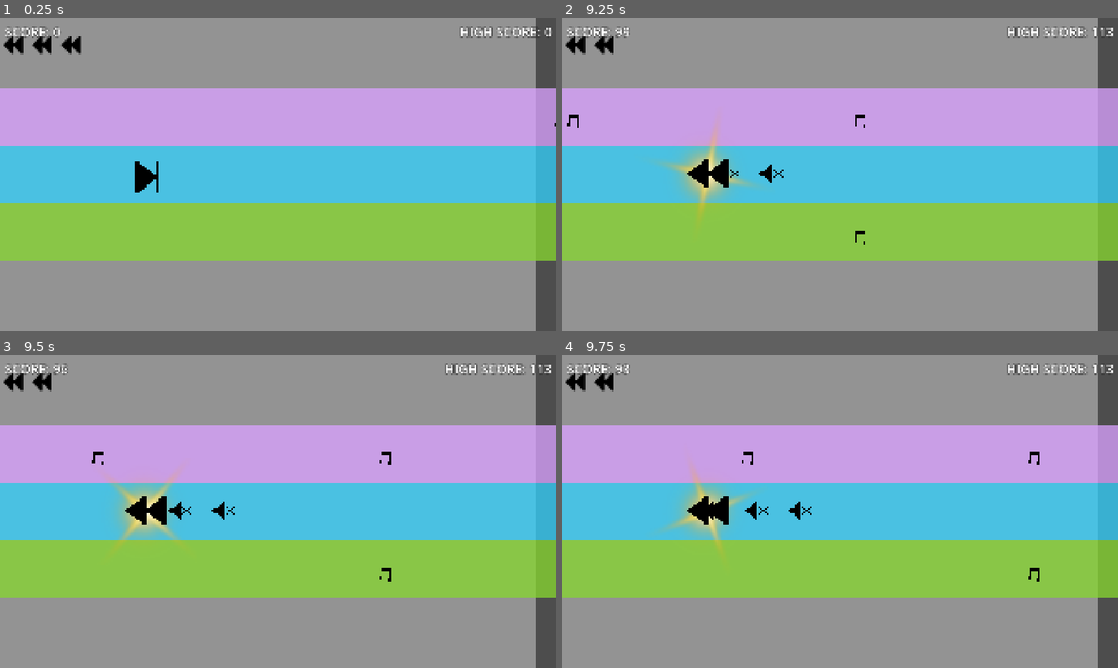
Above: before the commit, frames 1-4 (two rows, left to right).
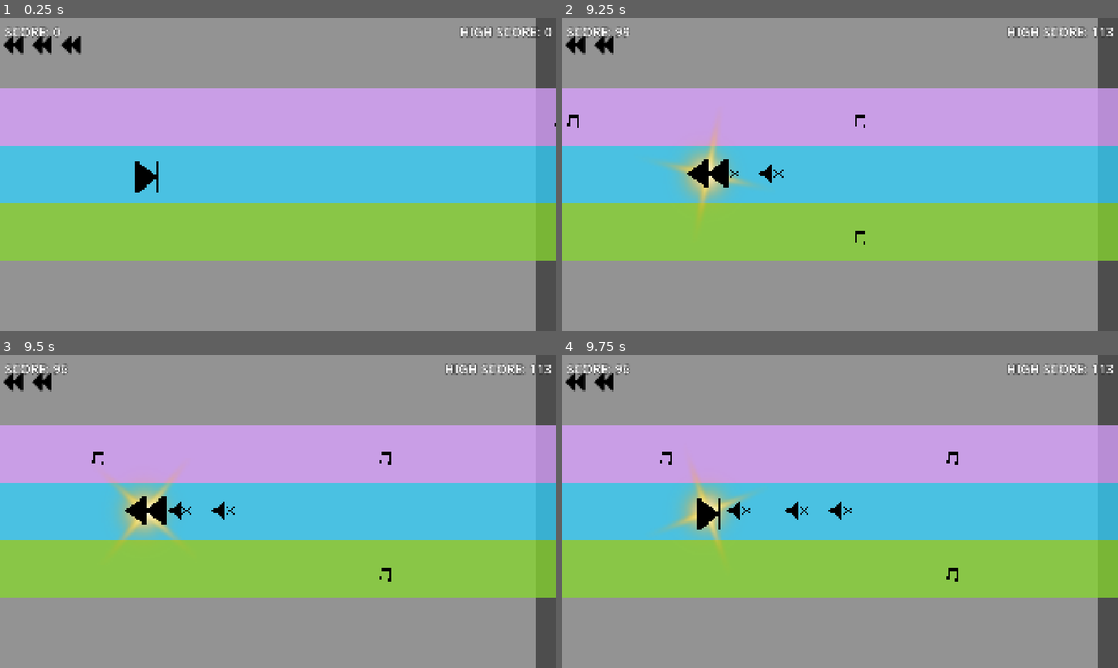
Above: after the commit, the same moments.

Repository: chorwat2137/haven-2026
Game: Godot game, scene res://scenes/main.tscn
The game is run twice, just before and just after one commit, with the same random seed, the same clock (stepped at 60 frames per second) and the same inputs.
Inputs:
- Up to frame 1 (0.25 s): no input
- Up to frame 2 (9.25 s): tap Enter (ui_accept) at 0.5, 0.77, 1.52, 3.02, 3.77, 4.52, 6.02, 6.77, 7.52, 9.02 s; hold Right (ui_right) 0.53-2.03 s; tap Space (shoot) every 0.75 s from 0.6 to 8.85 s; hold Left (ui_left) 2.03-2.78 s; hold Right (ui_right) 2.78-4.28 s; hold Left (ui_left) 4.28-5.03 s; hold Right (ui_right) 5.03-5.78 s; hold Left (ui_left) 5.78-7.28 s; hold Right (ui_right) from 7.28 s (still down)
- Up to frame 3 (9.5 s): keep holding Right (ui_right)
- Up to frame 4 (9.75 s): release Right (ui_right) at 9.53 s; hold Left (ui_left) from 9.53 s (still down); tap Space (shoot) at 9.6 s

Frames 1-3 are identical in both runs. In frame 4, 0.9% of the frame differs, in the area x 10-86%, y 2-73%.

Commit message:
Automatic sync

Diff:
--- a/scripts/main.gd
+++ b/scripts/main.gd
@@ -24,7 +24,7 @@
 
 var hp_on_screen: Array = []
 
-var rewind_duration: float = 3.0
+var rewind_duration: float = 1.5
 
 var speed: float
 const START_SPEED: float = 5.0
